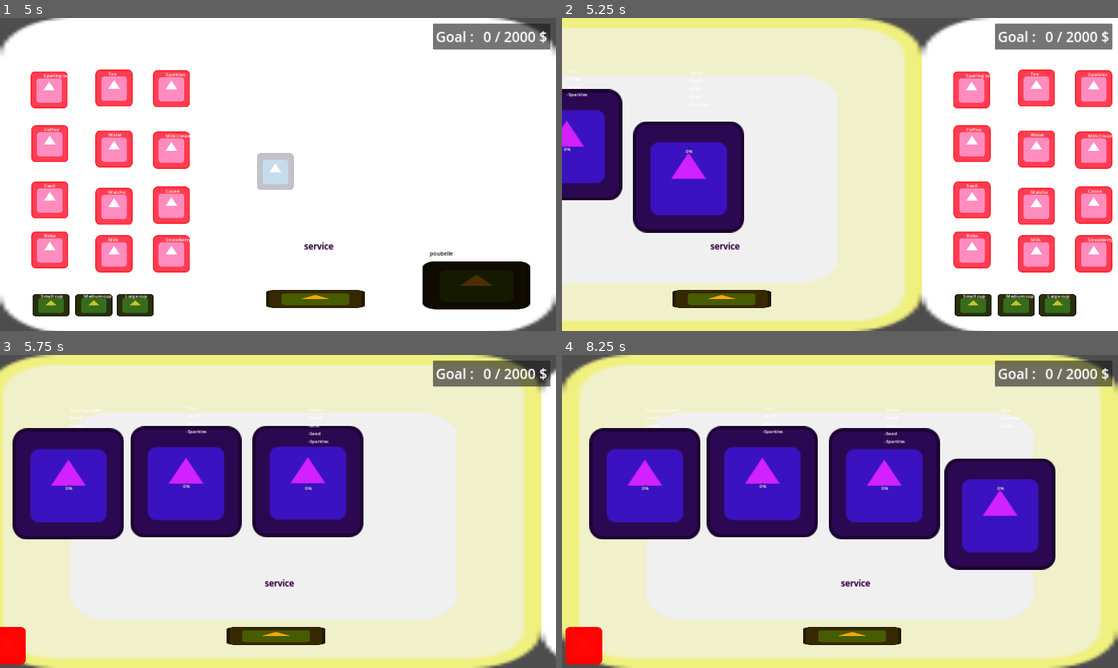
Above: before the commit, frames 1-4 (two rows, left to right).
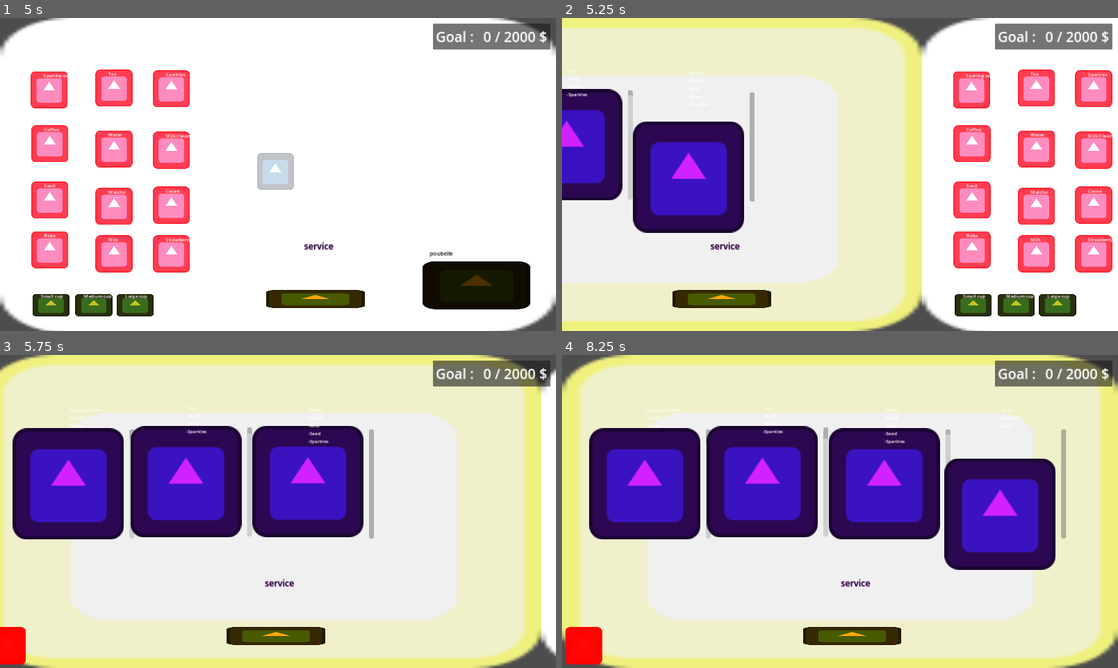
Above: after the commit, the same moments.

Repository: killerlick/creamy-cat-coffy
Game: Godot game, scene res://scenes/level.tscn
Same seed, same stepped clock (60 frames per second), same inputs: the game is played once before the commit and once after it. The project has no main scene, so this scene is started directly. The engine's default icon, where the game draws it, is replaced by a stand-in: a white triangle on a blue panel in a dark square.
Inputs (mouse positions are in pixels of both pictures, inside the frame that each line leads up to):
- Up to frame 1 (5 s): move the mouse to (400, 158) at 0.52 s; hold D (Right) 0.53-1.25 s; hold G (spawn_cat) 0.53-1.25 s; click (400, 158) at 0.67 s; drag from (66, 305) to (66, 199) at 1.27 s; move the mouse to (94, 305) at 2.02 s; hold D (Right) 2.03-2.75 s; hold G (spawn_cat) 2.03-2.75 s; click (94, 305) at 2.17 s; tap Enter at 2.75 s; drag from (133, 305) to (50, 199) at 2.77 s; tap Space at 3.5 s; drag from (50, 249) to (50, 143) at 3.52 s; drag from (50, 199) to (133, 305) at 4.27 s
- Up to frame 2 (5.25 s): move the mouse to (612, 143) at 5.02 s; hold Left (Left) from 5.03 s (still down); hold G (spawn_cat) from 5.03 s (still down); click (612, 143) at 5.17 s
- Up to frame 3 (5.75 s): keep holding Left (Left); keep holding G (spawn_cat)
- Up to frame 4 (8.25 s): release Left (Left) at 5.75 s; release G (spawn_cat) at 5.75 s; drag from (628, 483) to (728, 527) at 5.77 s; drag from (762, 480) to (851, 630) at 6.52 s; tap Enter at 7.25 s; drag from (884, 483) to (584, 642) at 7.27 s; tap Space at 8 s; move the mouse to (895, 442) at 8.02 s; hold Left (Left) from 8.03 s (still down); hold G (spawn_cat) from 8.03 s (still down)

Frame 1 is identical in both runs. In frame 2, 0.6% of the frame differs, in the area x 0-35%, y 23-59%; in frame 3, 0.8%; in frame 4, 0.8%, in the area x 14-91%, y 23-59%.

Commit message:
ajout de timer sur les chats

Diff:
--- a/scenes/Cat.tscn
+++ b/scenes/Cat.tscn
@@ -20,6 +20,18 @@
 "transitions": PackedFloat32Array(1),
 "update": 0,
 "values": [Vector2(0, 632)]
+}
+tracks/1/type = "value"
+tracks/1/imported = false
+tracks/1/enabled = true
+tracks/1/path = NodePath("Cat_sprite:position")
+tracks/1/interp = 1
+tracks/1/loop_wrap = true
+tracks/1/keys = {
+"times": PackedFloat32Array(0),
+"transitions": PackedFloat32Array(1),
+"update": 0,
+"values": [Vector2(0, 0)]
 }
 
 [sub_resource type="Animation" id="Animation_1ujcs"]
@@ -49,9 +61,25 @@
 "values": [Vector2(0, 632), Vector2(0, -80), Vector2(0, 5), Vector2(0, -3), Vector2(0, 0)]
 }
 
+[sub_resource type="Animation" id="Animation_ybg1b"]
+resource_name = "quit"
+tracks/0/type = "value"
+tracks/0/imported = false
+tracks/0/enabled = true
+tracks/0/path = NodePath("Cat_sprite:position")
+tracks/0/interp = 1
+tracks/0/loop_wrap = true
+tracks/0/keys = {
+"times": PackedFloat32Array(0, 1),
+"transitions": PackedFloat32Array(1, 1),
+"update": 0,
+"values": [Vector2(0, 0), Vector2(0, 895)]
+}
+
 [sub_resource type="AnimationLibrary" id="AnimationLibrary_7jkkg"]
 _data = {
 "RESET": SubResource("Animation_l0pkk"),
+"quit": SubResource("Animation_ybg1b"),
 "ready": SubResource("Animation_1ujcs")
 }
 
@@ -67,8 +95,20 @@
 texture = ExtResource("2_qilwo")
 
 [node name="Bar_attente" type="ProgressBar" parent="."]
-offset_right = 4.0
-offset_bottom = 27.0
+anchors_preset = 15
+anchor_right = 1.0
+anchor_bottom = 1.0
+offset_left = 211.0
+offset_top = -188.0
+offset_right = 228.0
+offset_bottom = 188.0
+grow_horizontal = 2
+grow_vertical = 2
+size_flags_horizontal = 3
+size_flags_vertical = 3
+value = 50.0
+fill_mode = 3
+show_percentage = false
 
 [node name="Order_bubble" type="Node2D" parent="."]
 
@@ -96,3 +136,5 @@
 
 [connection signal="mouse_entered" from="Area2D" to="." method="_on_area_2d_mouse_entered"]
 [connection signal="mouse_exited" from="Area2D" to="." method="_on_area_2d_mouse_exited"]
+[connection signal="animation_finished" from="AnimationPlayer" to="." method="_on_animation_player_animation_finished"]
+[connection signal="timeout" from="patience" to="." method="_on_patience_timeout"]
--- a/scenes/level.tscn
+++ b/scenes/level.tscn
@@ -28,3 +28,7 @@
 
 [node name="position_comptoir" type="Marker2D" parent="position_plateau"]
 position = Vector2(963, 952)
+
+[node name="Timer_group" type="Node" parent="."]
+
+[node name="Pause_entre_les_clients" type="Timer" parent="Timer_group"]
--- a/scenes/menu.tscn
+++ b/scenes/menu.tscn
@@ -2,6 +2,25 @@
 
 [node name="Menu" type="Control"]
 layout_mode = 3
-anchors_preset = 0
-offset_right = 40.0
-offset_bottom = 40.0
+anchors_preset = 15
+anchor_right = 1.0
+anchor_bottom = 1.0
+grow_horizontal = 2
+grow_vertical = 2
+
+[node name="MarginContainer" type="MarginContainer" parent="."]
+layout_mode = 1
+anchors_preset = 15
+anchor_right = 1.0
+anchor_bottom = 1.0
+grow_horizontal = 2
+grow_vertical = 2
+theme_override_constants/margin_left = 10
+theme_override_constants/margin_top = 10
+theme_override_constants/margin_right = 10
+theme_override_constants/margin_bottom = 10
+
+[node name="Button" type="Button" parent="MarginContainer"]
+layout_mode = 2
+theme_override_font_sizes/font_size = 60
+text = "play game"
--- a/scripts/cat.gd
+++ b/scripts/cat.gd
@@ -10,9 +10,10 @@
 
 var cat_mood : Globals.CAT_MOOD
 
+var cat_sprite : Sprite2D = Sprite2D.new()
+
+
 @onready var timer : Timer = $patience
-
-var cat_sprite : Sprite2D = Sprite2D.new()
 @onready var bar_attente : ProgressBar = $Bar_attente
 @onready var order_bubble : Node2D =$Order_bubble
 @onready var order_text : Label = $Order_bubble/Order_text
@@ -24,22 +25,40 @@
 # Called when the node enters the scene tree for the first time.
 func _ready() -> void:
 	cat_sprite.texture = cat_data.body_sprite[0]
-	animation.play("ready")
 	drink_wanted=DrinkData.new()
 	await generate_drink()
-	print(drink_wanted.to_string())
 	set_order_text(drink_wanted.get_all_ingredients())
+	timer.wait_time = cat_data.timer
+
+	bar_attente.max_value = timer.wait_time
+	bar_attente.value = timer.time_left
+	animation.play("ready")
+
+func _process(delta: float) -> void:
+	if timer.time_left> 0 :
+		bar_attente.value = timer.time_left
 
 func receive_drink(drink : DrinkData) -> void:
 	var good_command = drink.is_equal(drink_wanted)
 	if good_command == true:
 		get_good_served()
+		quitting()
 	else:
-		print("mauvaise commande")
+		get_bad_command()
+
+
 
 func get_good_served() -> void :
 	print("bonne command")
-	queue_free()
+
+func get_bad_command() -> void:
+	print("mauvaise commande")
+	timer.wait_time -= 4
+
+func quitting()->void:
+	animation.play("quit")
+	bar_attente.visible = false
+	order_bubble.visible = false
 
 func set_order_text(orders:Array[String]):
 	var text = ""
@@ -53,6 +72,17 @@
 func _on_area_2d_mouse_entered() -> void:
 	mouse_inside = true
 
-
 func _on_area_2d_mouse_exited() -> void:
 	mouse_inside = false
+
+func _on_animation_player_animation_finished(anim_name: StringName) -> void:
+	if(anim_name == "ready"):
+		begin_timer()
+	elif(anim_name == "quit"):
+		queue_free()
+
+func begin_timer() :
+	timer.start()
+
+func _on_patience_timeout() -> void:
+	animation.play("done")
Not shown: 1 places in scenes/Cat.tscn that only renumber resources
